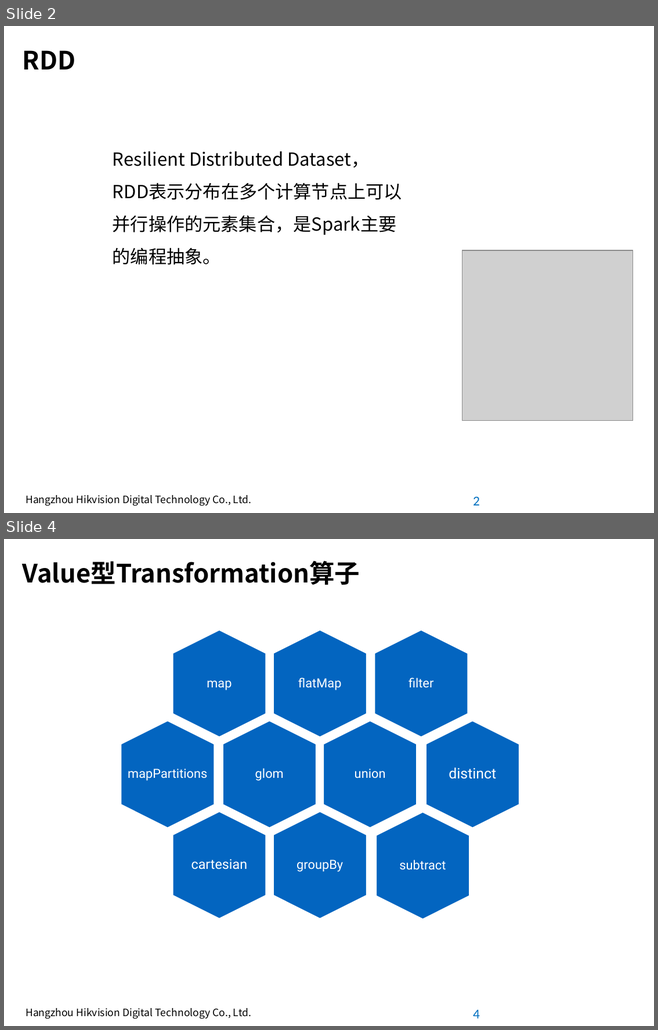
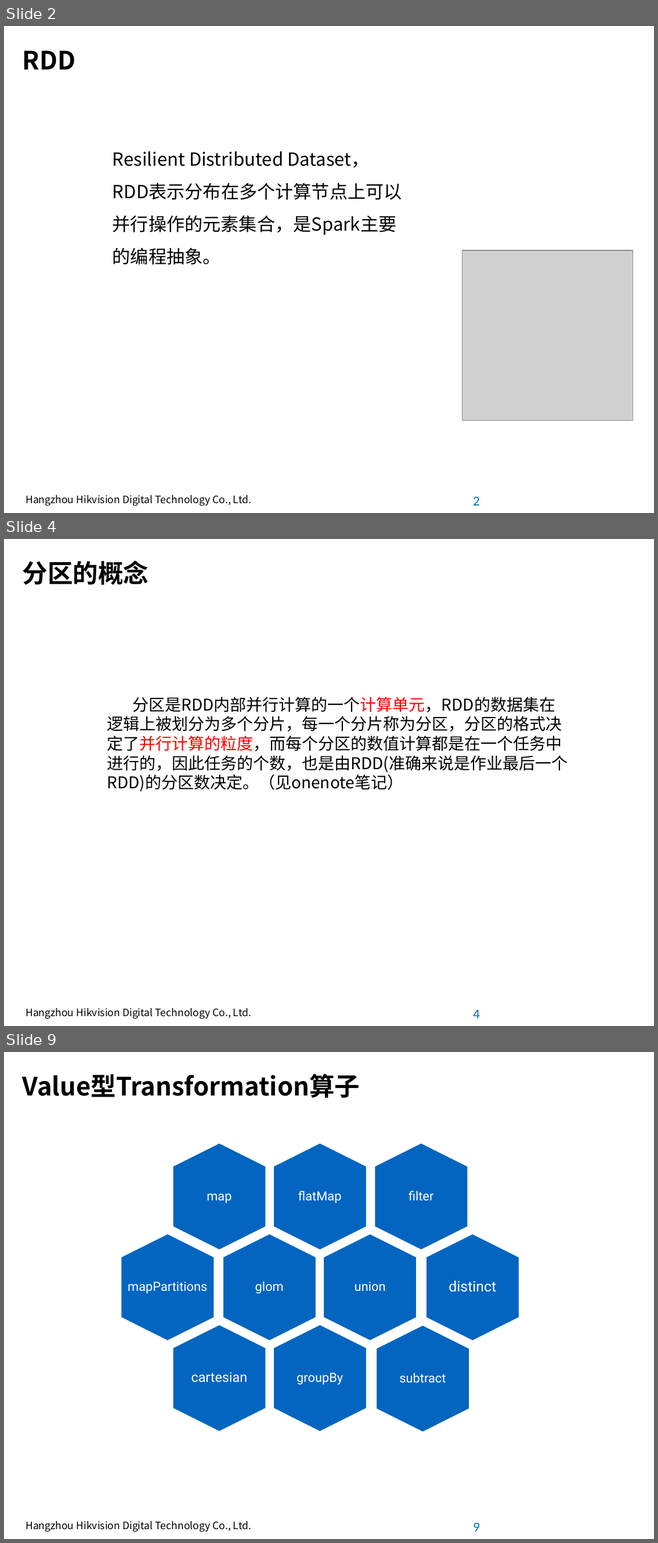
Before and after one commit to pcalpha/Learning, a slide deck: Scala/Spark常用算子.pptx. Shown one above the other, each under a label of ours: slides 2 and 4 before the commit, slides 2, 4 and 9 after it; the slides between them are not shown. The pictures are 658x1030 and 658x1543 pixels, drawn with LibreOffice and Linux fonts; fonts in the diff are those of the drawing; grey boxes stand for pictures; background and template pictures are left out. Boxes give left, top, right and bottom in pixels: in the first picture for what was removed or moved away, otherwise in the second. Text is boxed around its words. In the diff, an @@ line names an element or a change of style, - is before the commit and + after.

```diff
--- a/Scala/Spark常用算子.pptx
+++ b/Scala/Spark常用算子.pptx
@@ slide 4 added at [4, 539, 654, 1026], background #FFFFFF; not listed: 2 template elements that a slide beside it also shows @@
@@ title added at [23, 560, 149, 585], 28 pt, text #000000, bold @@
+分区的概念
@@ text added at [107, 697, 568, 792], 18 pt, text #000000 @@
+分区是RDD内部并行计算的一个计算单元，RDD的数据集在逻辑上被划分为多个分片，每一个分片称为分区，分区的格式决定了并行计算的粒度，而每个分区的数值计算都是在一个任务中进行的，因此任务的个数，也是由RDD(准确来说是作业最后一个RDD)的分区数决定。（见onenote笔记）
@@ what was slide 4 is now slide 9 @@
@@ page number at [473, 1523, 480, 1532]: text changed @@
-4
+9
```
Also in this commit, not shown: 9 slides changed, 12 other slides added, 8 slides removed.
